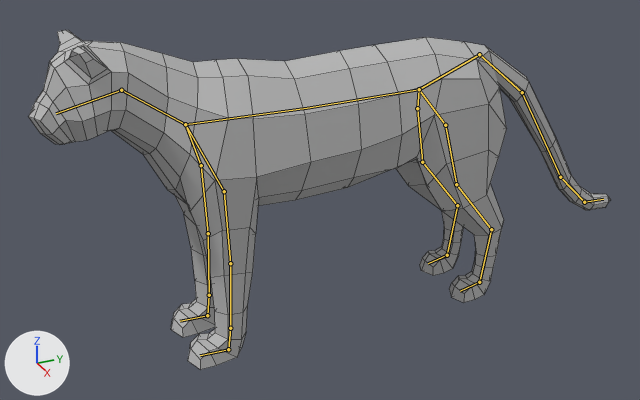
One commit to the Blender file Assets/Art/panther.blend: the scene before it, then after it.
Both versions are drawn from a 50 mm lens placed at (14.4, -6.01, 9.74), pointed at (-0.14, 0.53, 2.46). Lighting does not change. The marker at lower left points along +X, +Y and +Z. The bones that bend it are drawn over the model as lines. Mesh edges are drawn as thin lines.

Names of what the first picture shows: 'Cougar'.
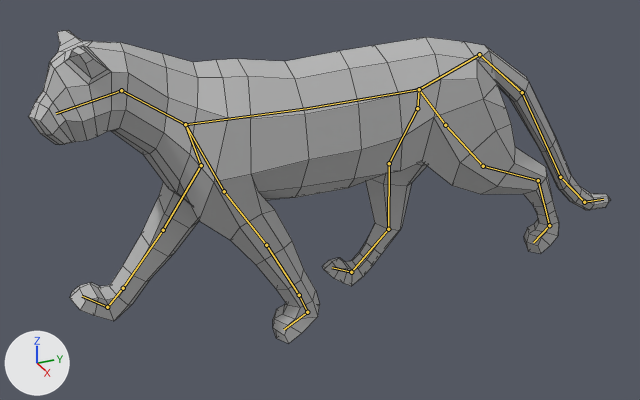
The newer file adds an action. The first version stands in its rest pose; the second is drawn at frame 30 of the action 'walk'.

The edits, one by one:
Bone 'Bone.003.L' (bone_bone_003_l) moves from (0.0, 0.0, 0.0) to (0.0, 0.06, 0.57).
Bone 'Bone.003.L' (bone_bone_003_l) turns from (0, 0, 0) to (30, 0, 0) degrees about its own x, y and z.
Bone 'Bone.018.L' (bone_bone_018_l) moves from (0.0, 0.0, 0.0) to (0.04, -0.15, -0.55).
Bone 'Bone.018.L' (bone_bone_018_l) turns from (0, 0, 0) to (30, 2, 2) degrees about its own x, y and z.
Bone 'Bone.018.R' (bone_bone_018_r) moves from (0.0, 0.0, 0.0) to (0.01, 0.41, -0.69).
Bone 'Bone.018.R' (bone_bone_018_r) turns from (0, 0, 0) to (-37, 4, 0) degrees about its own x, y and z.
Bone 'Bone.003.R' (bone_bone_003_r) moves from (0.0, 0.0, 0.0) to (0.0, -0.52, 0.61).
Bone 'Bone.003.R' (bone_bone_003_r) turns from (0, 0, 0) to (-37, 0, 0) degrees about its own x, y and z.

Pixel boxes (x1, y1, x2, y2) of what changed, in the pictures (640 x 400 px):
'Cougar', posed (8% shorter): before (28, 30, 611, 370); after (29, 30, 611, 343)
bone 'Bone.003.L', root to tip: before (224, 191) to (230, 263); after (224, 191) to (266, 245)
bone 'Bone.018.L', root to tip: before (445, 125) to (456, 184); after (445, 125) to (483, 166)
bone 'Bone.018.R', root to tip: before (417, 108) to (422, 162); after (417, 108) to (389, 163)
bone 'Bone.003.R', root to tip: before (201, 165) to (208, 233); after (201, 165) to (163, 230)
